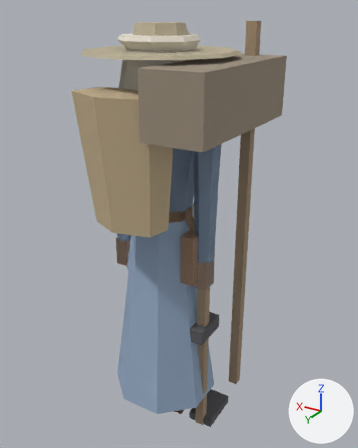
Renders of the glTF model game/assets/modelle/figur_mensch.glb from each side of a commit.
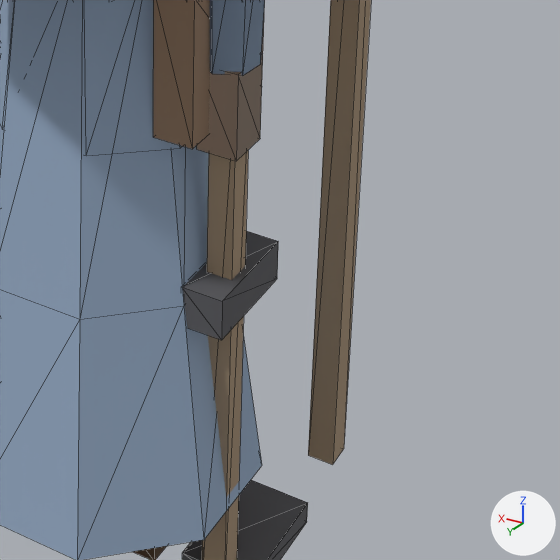
Each version appears first whole from a camera (50 mm lens) standing at (-1.094, 1.687, 1.836) and looking at (-0.069, -0.022, 0.982), and next in a close-up on the part from 37% to 86% of the width and 54% to 92% of the height. The axes (+X, +Y, +Z) are drawn at lower right. The lights are the same throughout. The older version's two pictures come first. The close-ups show mesh edges as thin lines.

Objects in the first close-up: 'Hacke', 'Hammer', 'Koerper_Frau', 'Koerper_Mann', 'Stab', 'Tasche'.
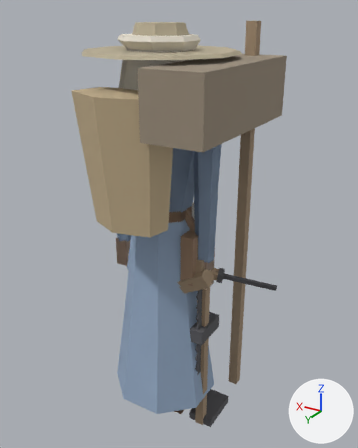
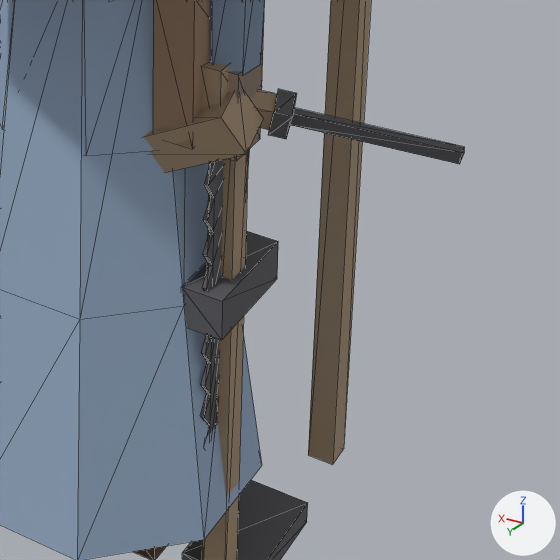
Boxes (x1, y1, x2, y2) around the edits, measured in the close-ups (560 x 560 px):
'Hobel', added (brown): after (143, 91, 263, 172)
'Drechseleisen', added: after (251, 89, 464, 164)
'Saege', added: after (201, 61, 250, 438)

What the commit changed:
Mesh me_saege is new.
It has 54 vertices, 100 faces and spans x -0.225..-0.195, y -0.06..0.063, z 0.176..0.871.
It uses material mat_figur.
Mesh me_hobel is new.
It has 32 vertices, 48 faces and spans x -0.271..-0.003, y -0.019..0.089, z 0.646..0.84.
It uses material mat_figur.
Mesh me_drechseleisen is new.
It has 24 vertices, 36 faces and spans x -0.503..-0.082, y -0.128..0.069, z 0.728..0.841.
It uses material mat_figur.
Object 'Saege' (ob_saege) is new; it shows me_saege.
Its location is (0.0, 0.0, 0.0).
Object 'Hobel' (ob_hobel) is new; it shows me_hobel.
Its location is (0.0, 0.0, 0.0).
Object 'Drechseleisen' (ob_drechseleisen) is new; it shows me_drechseleisen.
Its location is (0.0, 0.0, 0.0).
